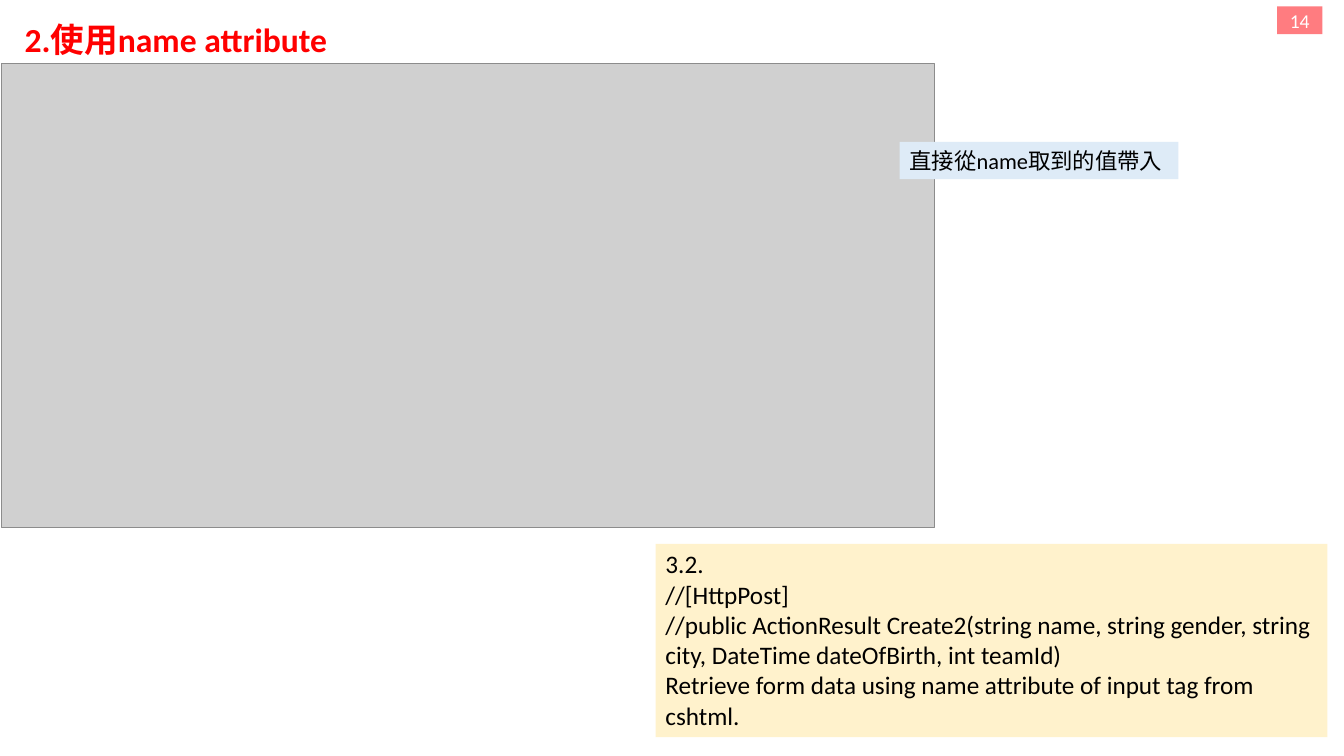
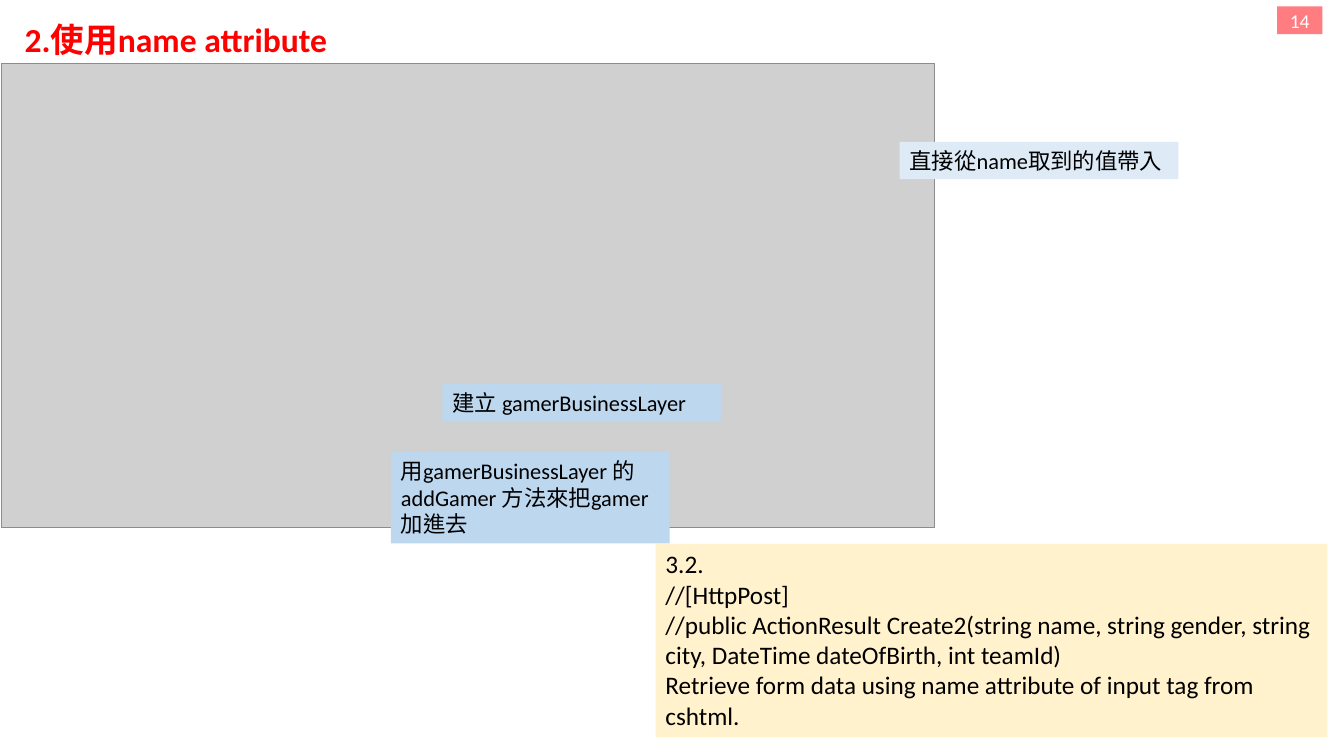
Before and after one commit to f85084/MVC, a slide deck: slide 12 of 筆記.pptx (slide 13 before the commit). Drawn at 1344x756 pixels with LibreOffice and Linux fonts; fonts in the diff are those of the drawing; grey boxes stand for pictures. Boxes give left, top, right and bottom in pixels: in the first picture for what was removed or moved away, otherwise in the second. Text is boxed around its words. In the diff, an @@ line names an element or a change of style, - is before the commit and + after.

```diff
--- a/筆記.pptx
+++ b/筆記.pptx
@@ rectangle added at [443,384,721,421], fill #BDD7EE, 16 pt, text #000000 @@
+建立 gamerBusinessLayer
@@ rectangle added at [391,452,669,543], fill #BDD7EE, 16 pt, text #000000 @@
+用gamerBusinessLayer 的addGamer 方法來把gamer加進去
```
Also in this commit, not shown: 22 other slides changed, 1 slide added, 3 slides removed, 22 other files.
